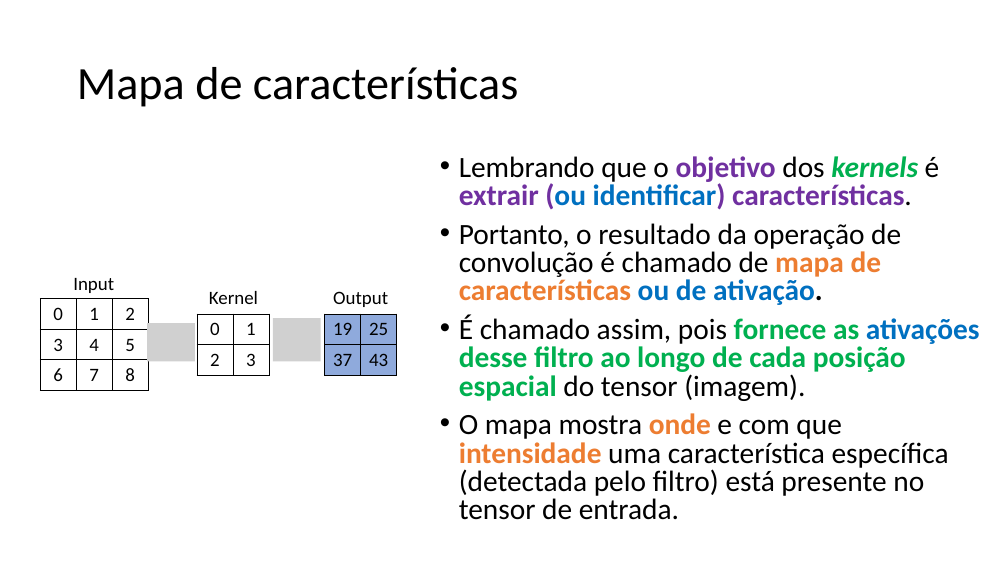
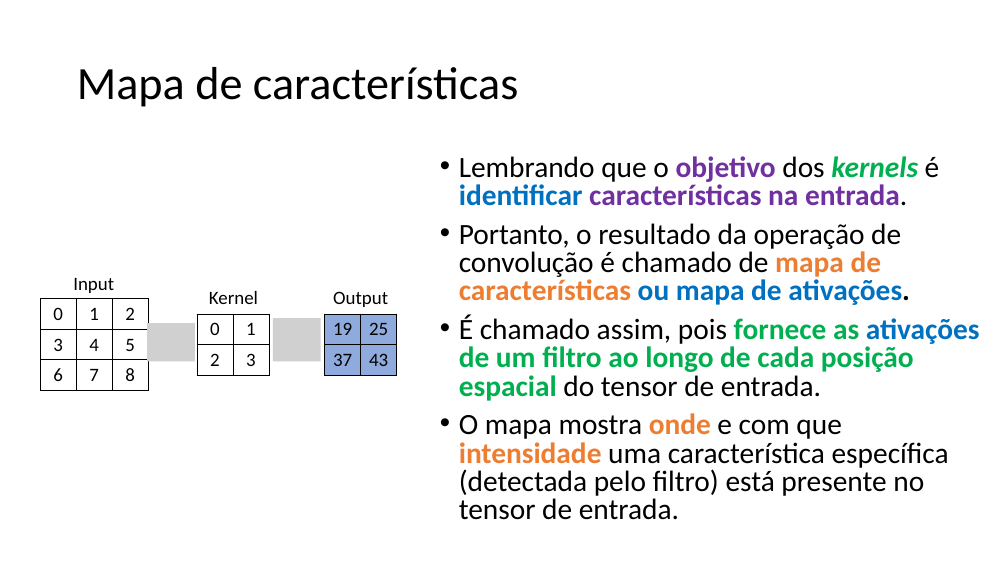
Before and after one commit to zz4fap/c24_inteligencia_artificial, a slide deck: slide 36 of slides/C24_CNN.pptx (slide 35 before the commit). Drawn at 1008x567 pixels with LibreOffice and Linux fonts; fonts in the diff are those of the drawing; grey boxes stand for pictures. Boxes give left, top, right and bottom in pixels: in the first picture for what was removed or moved away, otherwise in the second. Text is boxed around its words. In the diff, an @@ line names an element or a change of style, - is before the commit and + after.

```diff
--- a/slides/C24_CNN.pptx
+++ b/slides/C24_CNN.pptx
@@ text at (459, 156, 980, 401): text changed @@
-• Lembrando que o objetivo dos kernels é extrair (ou identificar) características.
-• Portanto, o resultado da operação de convolução é chamado de mapa de características ou de ativação.
-• É chamado assim, pois fornece as ativações desse filtro ao longo de cada posição espacial do tensor (imagem).
+• Lembrando que o objetivo dos kernels é identificar características na entrada.
+• Portanto, o resultado da operação de convolução é chamado de mapa de características ou mapa de ativações.
+• É chamado assim, pois fornece as ativações de um filtro ao longo de cada posição espacial do tensor de entrada.
```
Also in this commit, not shown: 13 other slides changed, 2 slides added, 2 other files.
